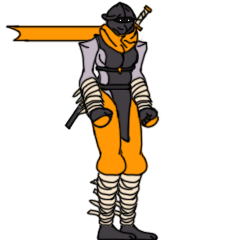
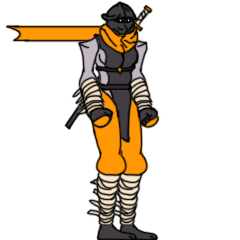
Revision of a layered 240px x 240px image; what changed, layer by layer:
added layer "tete2" above "jambe haut" over [100,1,138,28]
